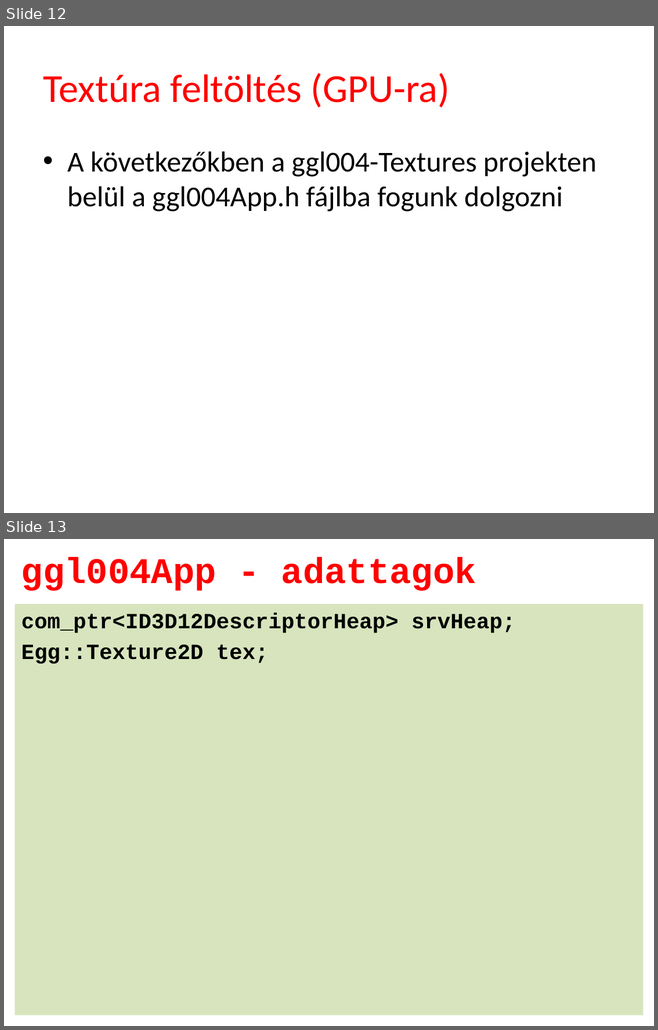
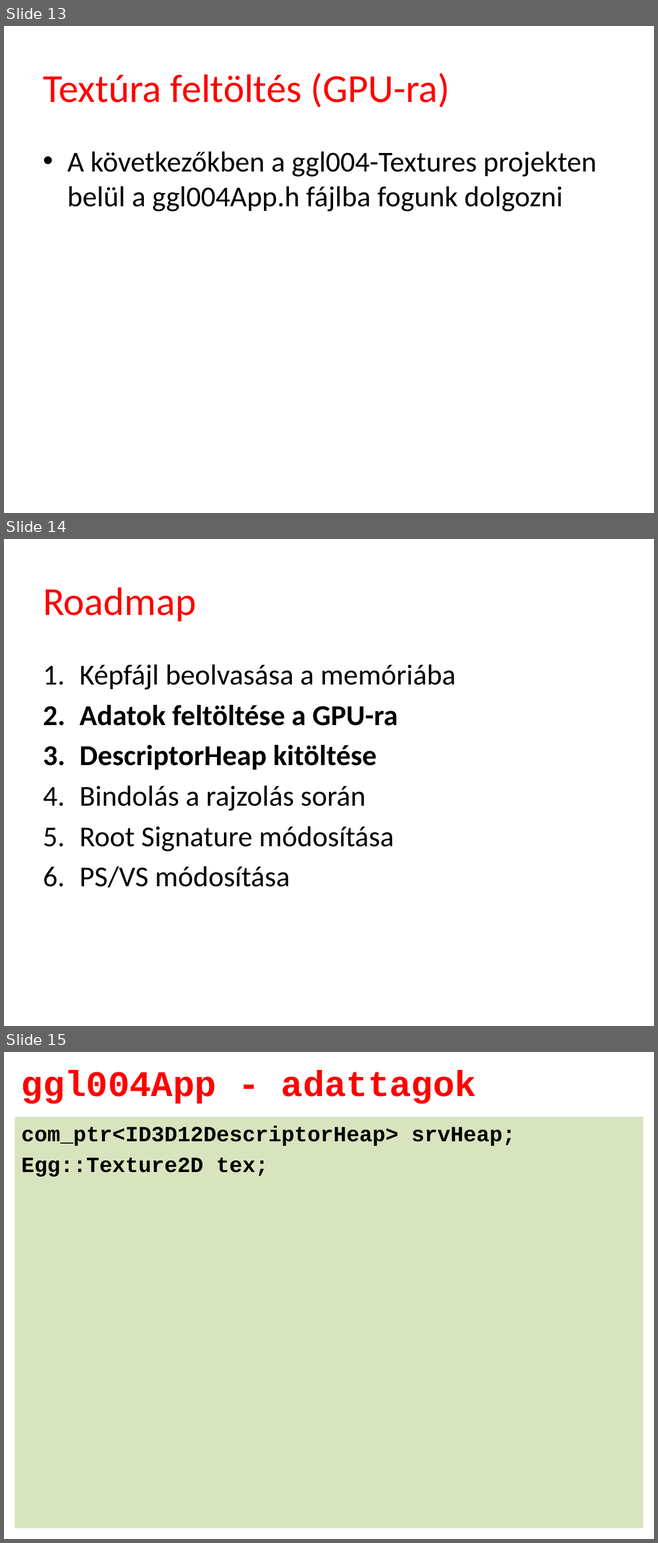
Before and after one commit to tyekx/dx12, a slide deck: Slides/ggl004-Textures.pptx. Shown one above the other, each under a label of ours: slides 12 and 13 before the commit, slides 13, 14 and 15 after it. The pictures are 658x1030 and 658x1543 pixels, drawn with LibreOffice and Linux fonts; fonts in the diff are those of the drawing; background and template pictures are left out. Boxes give left, top, right and bottom in pixels: in the first picture for what was removed or moved away, otherwise in the second. Text is boxed around its words. In the diff, an @@ line names an element or a change of style, - is before the commit and + after.

```diff
--- a/Slides/ggl004-Textures.pptx
+++ b/Slides/ggl004-Textures.pptx
@@ slide 14 added at bbox=[4, 539, 654, 1026], background #FFFFFF @@
@@ title added at bbox=[43, 587, 196, 621], 44 pt, text #FF0000 @@
+Roadmap
@@ text added at bbox=[79, 664, 455, 888], 32 pt, text #000000 @@
+1. Képfájl beolvasása a memóriába
+2. Adatok feltöltése a GPU-ra
+3. DescriptorHeap kitöltése
+4. Bindolás a rajzolás során
+5. Root Signature módosítása
+6. PS/VS módosítása
@@ what was slide 12 is now slide 13 @@
@@ what was slide 13 is now slide 15 @@
```
Also in this commit, not shown: 9 other slides added, 1 other file.
